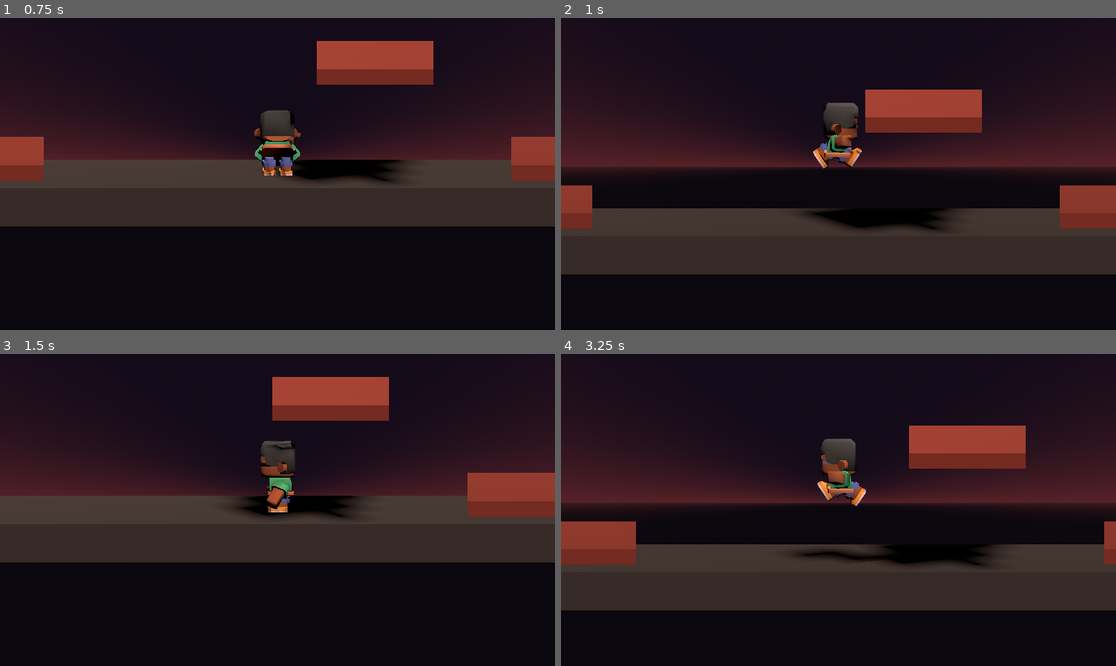
Above: before the commit, frames 1-4 (two rows, left to right).
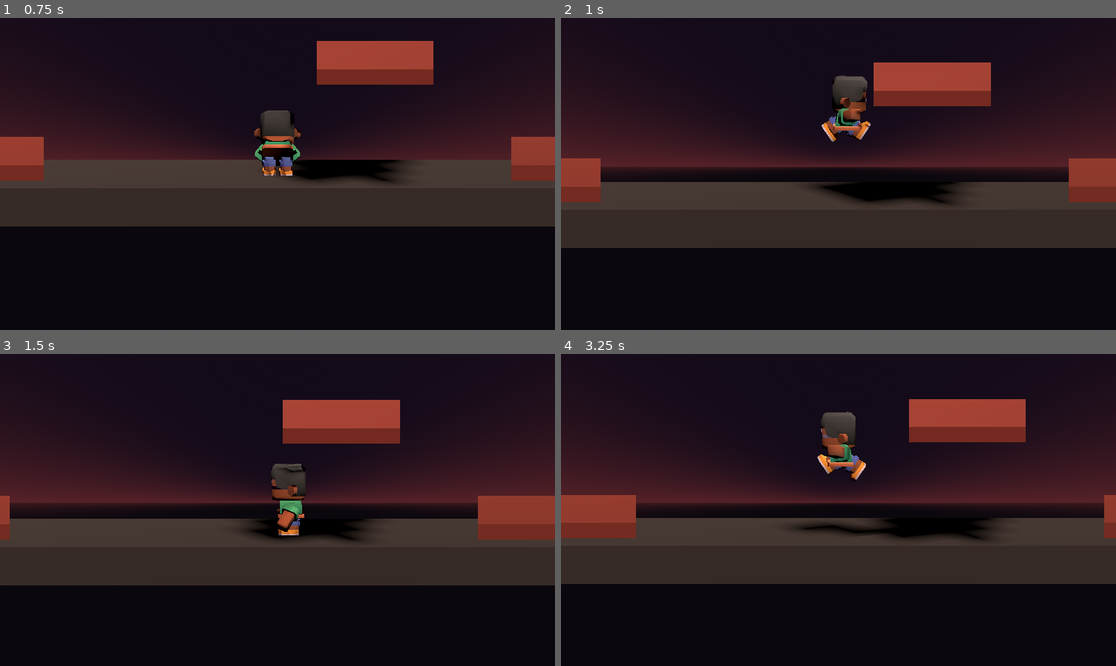
Above: after the commit, the same moments.

Repository: Sangope/DuelsSouls
Game: Godot game, scene res://main.tscn
Same seed, same stepped clock (60 frames per second), same inputs: the game is played once before the commit and once after it.
Inputs:
- Up to frame 1 (0.75 s): hold D (move_right) from 0.53 s (still down); hold C (pocion) from 0.53 s (still down)
- Up to frame 2 (1 s): keep holding D (move_right); keep holding C (pocion); tap Space (saltar) at 0.77 s
- Up to frame 3 (1.5 s): release D (move_right) at 1.28 s; release C (pocion) at 1.28 s; hold A (move_left) from 1.28 s (still down); tap C (pocion) at 1.35 s
- Up to frame 4 (3.25 s): tap Space (saltar) at 1.52, 3.02 s; release A (move_left) at 2.03 s; hold D (move_right) 2.03-2.78 s; hold C (pocion) 2.03-2.78 s; hold W (move_up) from 2.78 s (still down); tap C (pocion) at 2.85 s

Frame 1 is identical in both runs. In frame 2, 25% of the frame differs, in the area x 0-100%, y 14-83%; in frame 3, 22%; in frame 4, 25%.

Commit message:
T8 N2 - Tarea A - camara con suavizado

Diff:
--- a/camara_sigue.gd
+++ b/camara_sigue.gd
@@ -2,6 +2,7 @@
 
 @export var objetivo: Node3D
 @export var distancia = Vector3(0, 2.2, 12)
+@export var suavizado = 5.0
 
 
 func _ready():
@@ -12,4 +13,5 @@
 
 
 func _physics_process(delta):
-	global_position = objetivo.global_position + distancia
+	var destino = objetivo.global_position + distancia
+	global_position = global_position.lerp(destino, suavizado * delta)
